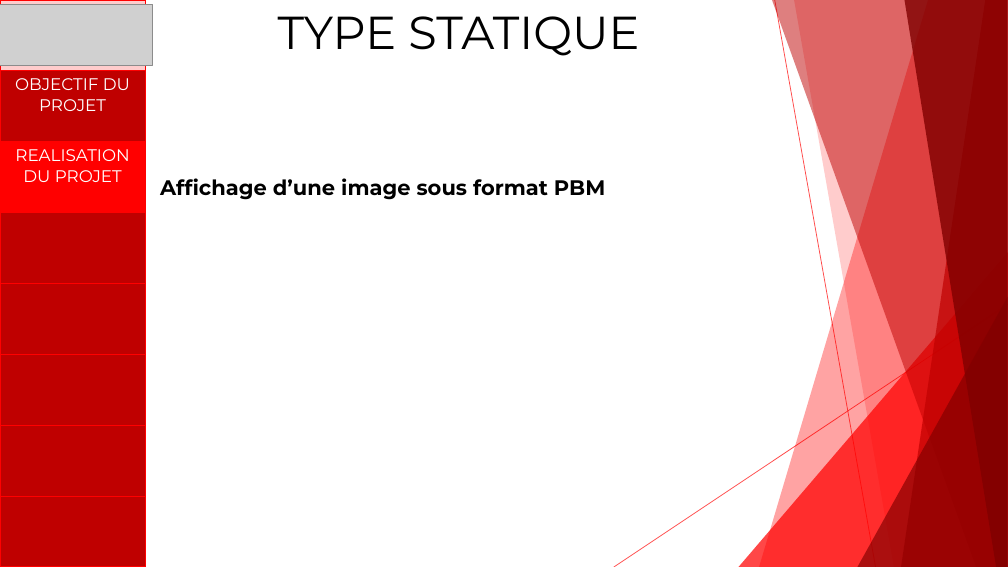
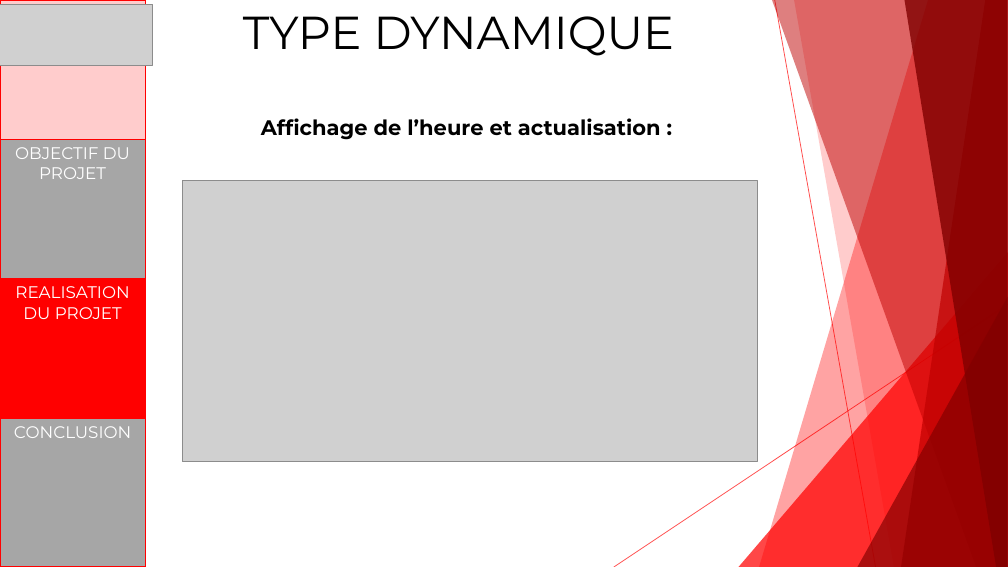
Before and after one commit to DimitriLibessart/PROJET-ExiaSaver, a slide deck: slide 6 of PROJET EXIASAVER.pptx (slide 5 before the commit). Drawn at 1008x567 pixels with LibreOffice and Linux fonts; fonts in the diff are those of the drawing; grey boxes stand for pictures. Boxes give left, top, right and bottom in pixels: in the first picture for what was removed or moved away, otherwise in the second. Text is boxed around its words. In the diff, an @@ line names an element or a change of style, - is before the commit and + after.

```diff
--- a/PROJET EXIASAVER.pptx
+++ b/PROJET EXIASAVER.pptx
@@ table at [0,0,145,567] @@
-row 4: 
-row 5: 
-row 6: 
-row 7: 
-row 8: 
+row 4: CONCLUSION
@@ title at [243,16,674,56]: text changed @@
-TYPE STATIQUE
+TYPE DYNAMIQUE
@@ text at [261,118,661,140]: text changed @@
-Affichage d’une image sous format PBM
+Affichage de l’heure et actualisation :
@@ picture added at [182,181,758,462] @@
```
Also in this commit, not shown: 5 other slides changed, 3 slides added.
